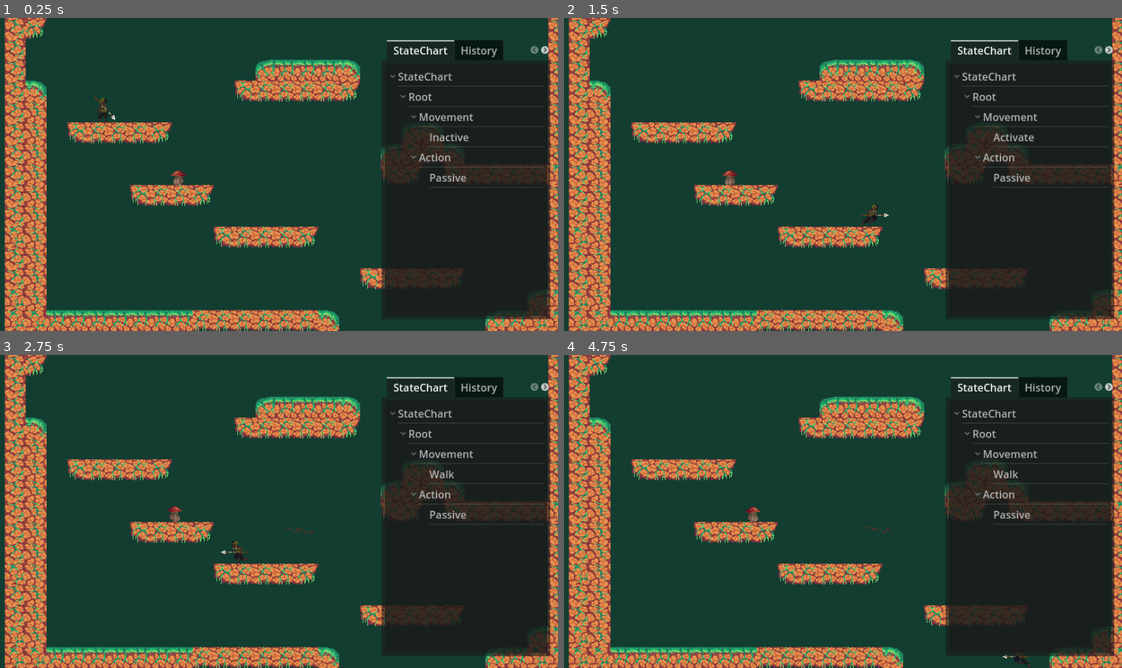
Above: before the commit, frames 1-4 (two rows, left to right).
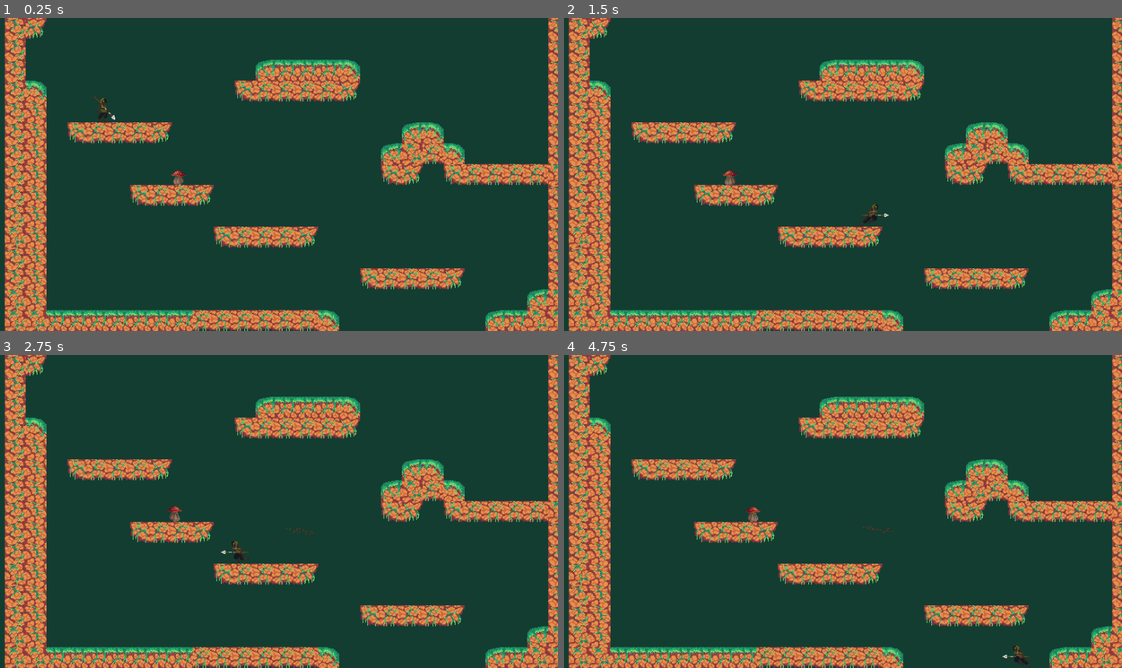
Above: after the commit, the same moments.

Repository: lemilonkh/GameOff23
Game: Godot game, scene res://scenes/main.tscn
Same seed, same stepped clock (60 frames per second), same inputs: the game is played once before the commit and once after it.
Inputs:
- Up to frame 1 (0.25 s): no input
- Up to frame 2 (1.5 s): tap Enter at 0.5 s; hold F (attack) 0.53-1.28 s; hold Right (move_right) from 0.53 s (still down); tap Space (jump) at 0.77 s; tap J (glide) at 1.35 s
- Up to frame 3 (2.75 s): tap Space (jump) at 1.52 s; release Right (move_right) at 2.03 s; hold Left (move_left) from 2.03 s (still down); hold Shift from 2.03 s (still down)
- Up to frame 4 (4.75 s): release Left (move_left) at 2.78 s; release Shift at 2.78 s; hold Right (move_right) 2.78-4.28 s; tap F (attack) at 2.85 s; tap Space (jump) at 3.02, 3.77, 4.52 s; hold J (glide) 3.53-4.28 s; hold Left (move_left) from 4.28 s (still down); tap Shift at 4.35 s

The runs differ from the first frame. In frame 1, 24% of the frame differs, in the area x 68-99%, y 6-97%; in frame 2, 24%; in frame 3, 24%; in frame 4, 25%.

Commit message:
Removes debugger

Diff:
--- a/scenes/enemies/mushroom/mushroom.tscn
+++ b/scenes/enemies/mushroom/mushroom.tscn
@@ -14,7 +14,6 @@
 [ext_resource type="Shader" path="res://scenes/enemies/mushroom/mushroom_disolve.gdshader" id="8_i1vo8"]
 [ext_resource type="Script" path="res://addons/godot_state_charts/parallel_state.gd" id="8_s6dh4"]
 [ext_resource type="Script" path="res://addons/godot_state_charts/transition.gd" id="11_hwrpv"]
-[ext_resource type="PackedScene" uid="uid://bcwkugn6v3oy7" path="res://addons/godot_state_charts/utilities/state_chart_debugger.tscn" id="12_7jc38"]
 [ext_resource type="Script" path="res://addons/godot_state_charts/state_is_active_guard.gd" id="12_i27ut"]
 [ext_resource type="Script" path="res://addons/godot_state_charts/not_guard.gd" id="13_4covx"]
 [ext_resource type="Script" path="res://addons/godot_state_charts/all_of_guard.gd" id="16_klwr4"]
@@ -288,6 +287,62 @@
 [sub_resource type="CircleShape2D" id="CircleShape2D_vqwdx"]
 radius = 93.2631
 
+[sub_resource type="Animation" id="Animation_fnn5c"]
+length = 0.001
+tracks/0/type = "value"
+tracks/0/imported = false
+tracks/0/enabled = true
+tracks/0/path = NodePath("AnimatedSprite2D:modulate")
+tracks/0/interp = 1
+tracks/0/loop_wrap = true
+tracks/0/keys = {
+"times": PackedFloat32Array(0),
+"transitions": PackedFloat32Array(1),
+"update": 0,
+"values": [Color(1, 1, 1, 1)]
+}
+tracks/1/type = "value"
+tracks/1/imported = false
+tracks/1/enabled = true
+tracks/1/path = NodePath("GPUParticles2D:emitting")
+tracks/1/interp = 1
+tracks/1/loop_wrap = true
+tracks/1/keys = {
+"times": PackedFloat32Array(0),
+"transitions": PackedFloat32Array(1),
+"update": 1,
+"values": [false]
+}
+
+[sub_resource type="Animation" id="Animation_1uoin"]
+resource_name = "death"
+length = 1.1
+step = 0.01
+tracks/0/type = "value"
+tracks/0/imported = false
+tracks/0/enabled = true
+tracks/0/path = NodePath("GPUParticles2D:emitting")
+tracks/0/interp = 1
+tracks/0/loop_wrap = true
+tracks/0/keys = {
+"times": PackedFloat32Array(0, 0.11, 0.49),
+"transitions": PackedFloat32Array(1, 1, 1),
+"update": 1,
+"values": [false, true, false]
+}
+tracks/1/type = "value"
+tracks/1/imported = false
+tracks/1/enabled = true
+tracks/1/path = NodePath("AnimatedSprite2D:modulate")
+tracks/1/interp = 1
+tracks/1/loop_wrap = true
+tracks/1/keys = {
+"times": PackedFloat32Array(0, 0.49, 0.96),
+"transitions": PackedFloat32Array(1, 1, 1),
+"update": 0,
+"values": [Color(1, 1, 1, 1), Color(0.988235, 0.737255, 0.709804, 0.611765), Color(1, 1, 1, 0)]
+}
+
 [sub_resource type="Animation" id="Animation_cd4r1"]
 resource_name = "knockback"
 length = 0.25
@@ -305,62 +360,6 @@
 "values": [Color(1, 1, 1, 1), Color(0.811765, 0.258824, 0.352941, 1), Color(0.811765, 0.258824, 0.352941, 1), Color(1, 1, 1, 1)]
 }
 
-[sub_resource type="Animation" id="Animation_fnn5c"]
-length = 0.001
-tracks/0/type = "value"
-tracks/0/imported = false
-tracks/0/enabled = true
-tracks/0/path = NodePath("AnimatedSprite2D:modulate")
-tracks/0/interp = 1
-tracks/0/loop_wrap = true
-tracks/0/keys = {
-"times": PackedFloat32Array(0),
-"transitions": PackedFloat32Array(1),
-"update": 0,
-"values": [Color(1, 1, 1, 1)]
-}
-tracks/1/type = "value"
-tracks/1/imported = false
-tracks/1/enabled = true
-tracks/1/path = NodePath("GPUParticles2D:emitting")
-tracks/1/interp = 1
-tracks/1/loop_wrap = true
-tracks/1/keys = {
-"times": PackedFloat32Array(0),
-"transitions": PackedFloat32Array(1),
-"update": 1,
-"values": [false]
-}
-
-[sub_resource type="Animation" id="Animation_1uoin"]
-resource_name = "death"
-length = 1.1
-step = 0.01
-tracks/0/type = "value"
-tracks/0/imported = false
-tracks/0/enabled = true
-tracks/0/path = NodePath("GPUParticles2D:emitting")
-tracks/0/interp = 1
-tracks/0/loop_wrap = true
-tracks/0/keys = {
-"times": PackedFloat32Array(0, 0.11, 0.49),
-"transitions": PackedFloat32Array(1, 1, 1),
-"update": 1,
-"values": [false, true, false]
-}
-tracks/1/type = "value"
-tracks/1/imported = false
-tracks/1/enabled = true
-tracks/1/path = NodePath("AnimatedSprite2D:modulate")
-tracks/1/interp = 1
-tracks/1/loop_wrap = true
-tracks/1/keys = {
-"times": PackedFloat32Array(0, 0.49, 0.96),
-"transitions": PackedFloat32Array(1, 1, 1),
-"update": 0,
-"values": [Color(1, 1, 1, 1), Color(0.988235, 0.737255, 0.709804, 0.611765), Color(1, 1, 1, 0)]
-}
-
 [sub_resource type="AnimationLibrary" id="AnimationLibrary_fcb67"]
 _data = {
 "RESET": SubResource("Animation_fnn5c"),
@@ -574,15 +573,6 @@
 to = NodePath("../Hit")
 event = &"hit"
 guard = SubResource("Resource_4jwh7")
-
-[node name="CanvasLayer" type="CanvasLayer" parent="."]
-
-[node name="StateChartDebugger" parent="CanvasLayer" instance=ExtResource("12_7jc38")]
-offset_left = 594.0
-offset_top = 34.0
-offset_right = -12.0
-offset_bottom = -18.0
-initial_node_to_watch = NodePath("../../StateChart")
 
 [connection signal="body_entered" from="Area2D" to="." method="_on_area_2d_body_entered"]
 [connection signal="body_exited" from="Area2D" to="." method="_on_area_2d_body_exited"]
Not shown: 1 places in scenes/enemies/mushroom/mushroom.tscn that only renumber resources
